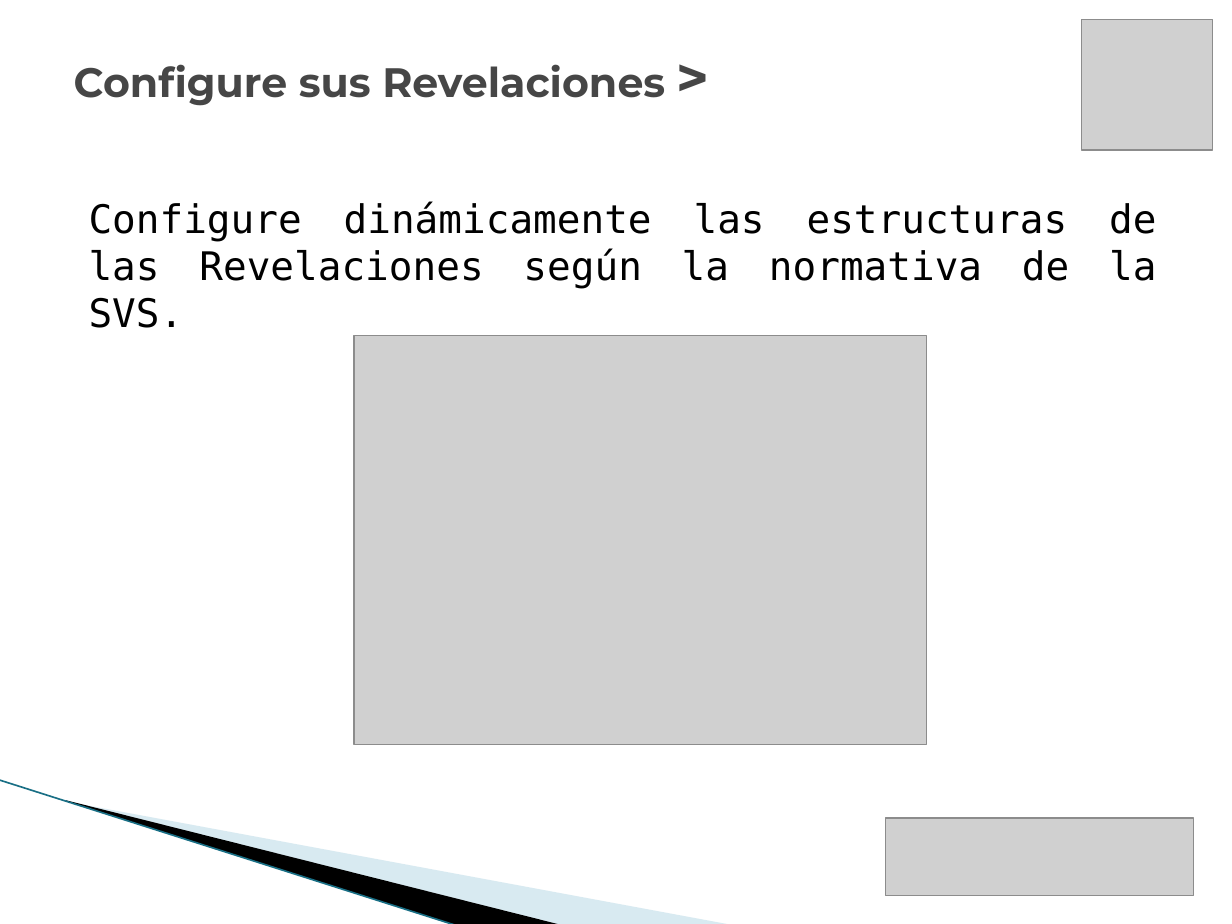
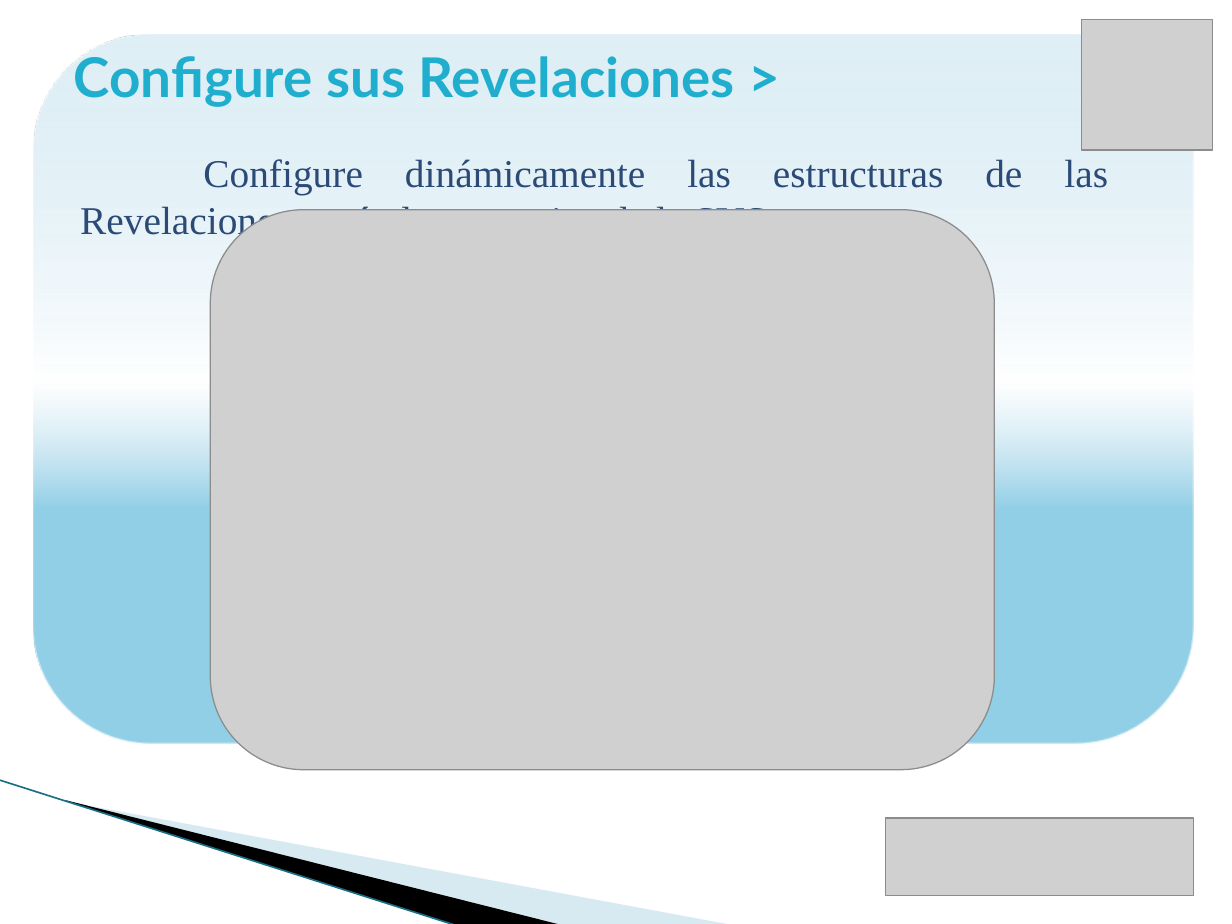
Before and after one commit to vicky1404/rev-ii, a slide deck: slide 13 of docs/comercial/brochure_2.pptx. Drawn at 1232x924 pixels with LibreOffice and Linux fonts; fonts in the diff are those of the drawing; grey boxes stand for pictures; background and template pictures are left out. Boxes give left, top, right and bottom in pixels: in the first picture for what was removed or moved away, otherwise in the second. Text is boxed around its words. In the diff, an @@ line names an element or a change of style, - is before the commit and + after.

```diff
--- a/docs/comercial/brochure_2.pptx
+++ b/docs/comercial/brochure_2.pptx
@@ rounded rectangle added at (34,36,1194,744), fill gradient #92CFE8 to #BDE0EF to #DFEFF6 @@
@@ title "Configure sus Revelaciones >" at (74,56,735,107): size 24 to 32 pt, font Montserrat to Lato, text colour #464646 to #1FAECD @@
@@ text "Configure dinámicamente las estructuras de ...": place and size @@
-text "Configure dinámicamente las estructuras de ..." at (89,201,1156,289)
+text "Configure dinámicamente las estructuras de ..." at (80,159,943,242)
@@ text "Configure dinámicamente las estructuras de ..." at (80,159,943,242): font DejaVu Sans Mono to Times New Roman, text colour #000000 to #2B4A76 @@
@@ picture: place and size @@
-picture at (354,336,926,745)
+picture at (211,209,994,770)
```
Also in this commit, not shown: 23 other slides changed.
